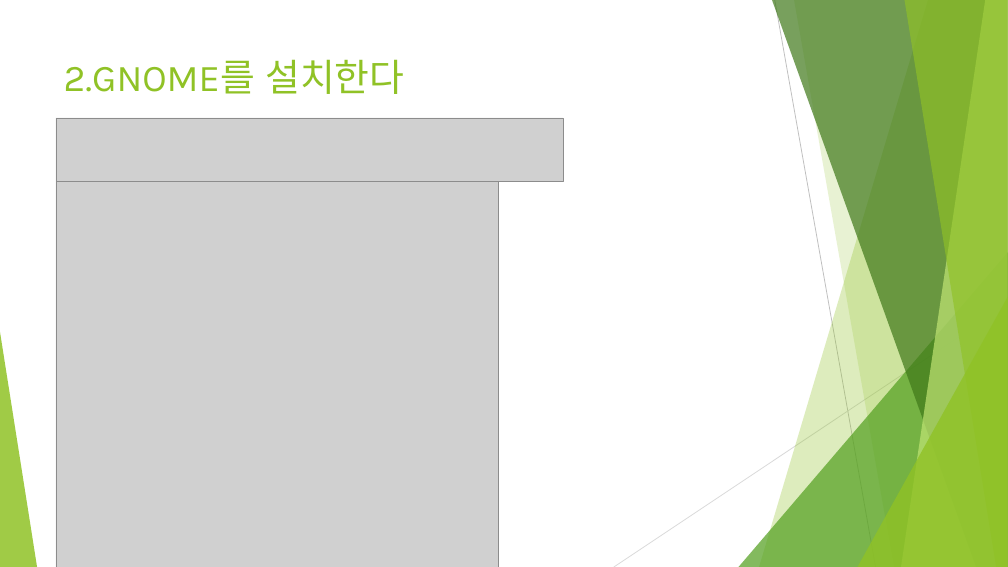
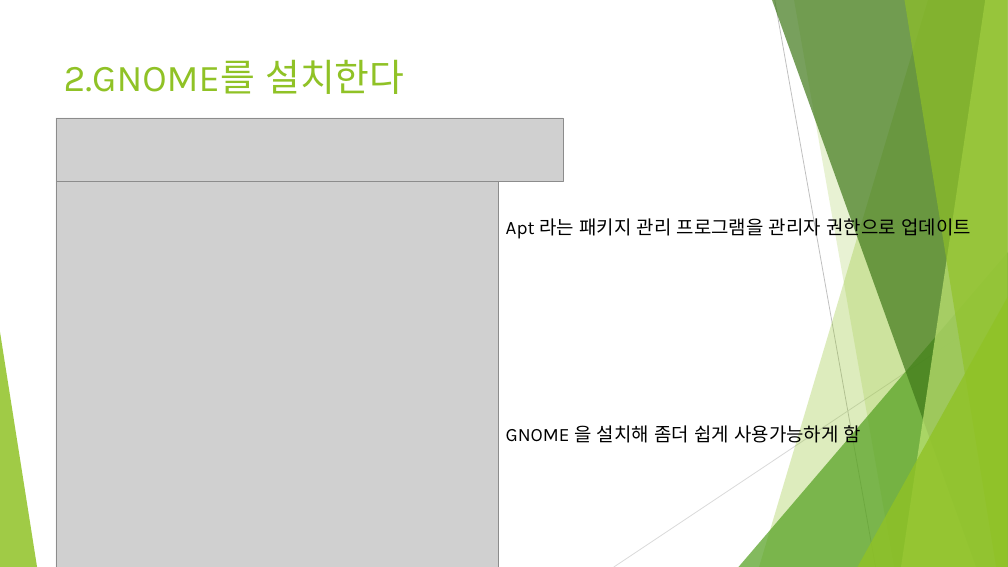
Before and after one commit to kjhes/embedded-, a slide deck: slide 3 of 어플리케이션환경구축.pptx. Drawn at 1008x567 pixels with LibreOffice and Linux fonts; fonts in the diff are those of the drawing; grey boxes stand for pictures. Boxes give left, top, right and bottom in pixels: in the first picture for what was removed or moved away, otherwise in the second. Text is boxed around its words. In the diff, an @@ line names an element or a change of style, - is before the commit and + after.

```diff
--- a/어플리케이션환경구축.pptx
+++ b/어플리케이션환경구축.pptx
@@ text added at box(506, 214, 971, 239), 18 pt, text #000000 @@
+Apt 라는 패키지 관리 프로그램을 관리자 권한으로 업데이트
@@ text added at box(506, 421, 861, 446), 18 pt, text #000000 @@
+GNOME 을 설치해 좀더 쉽게 사용가능하게 함
```
Also in this commit, not shown: 3 other slides changed, 1 slide added, 1 slide removed, 3 other files.
